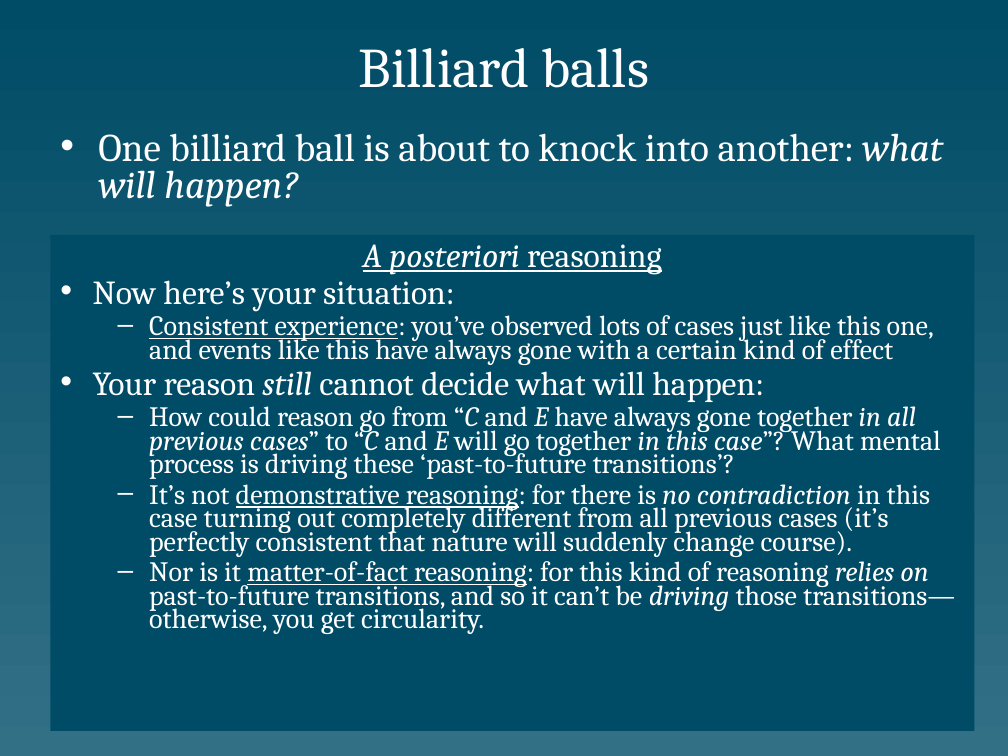
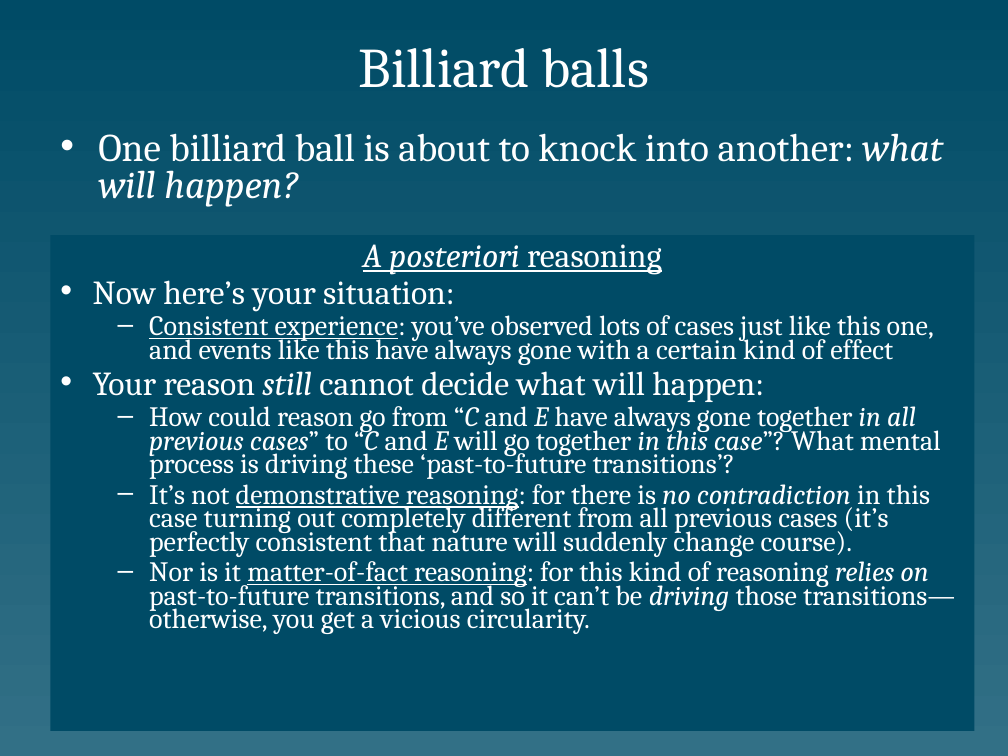
Before and after one commit to colemitchell/colemitchell.github.io, a slide deck: slide 21 of PHIL2220/Hume.ppt. Drawn at 1008x756 pixels with LibreOffice and Linux fonts; fonts in the diff are those of the drawing. Boxes give left, top, right and bottom in pixels: in the first picture for what was removed or moved away, otherwise in the second. Text is boxed around its words. In the diff, an @@ line names an element or a change of style, - is before the commit and + after.

```diff
--- a/PHIL2220/Hume.ppt
+++ b/PHIL2220/Hume.ppt
@@ text at (149,555,955,634): text changed @@
-  – Nor is it matter-of-fact reasoning: for this kind of reasoning relies on past-to-future transitions, and so it can’t be driving those transitions—otherwise, you get circularity.
+  – Nor is it matter-of-fact reasoning: for this kind of reasoning relies on past-to-future transitions, and so it can’t be driving those transitions—otherwise, you get a vicious circularity.
```
Also in this commit, not shown: 13 other slides changed, 6 other files.
